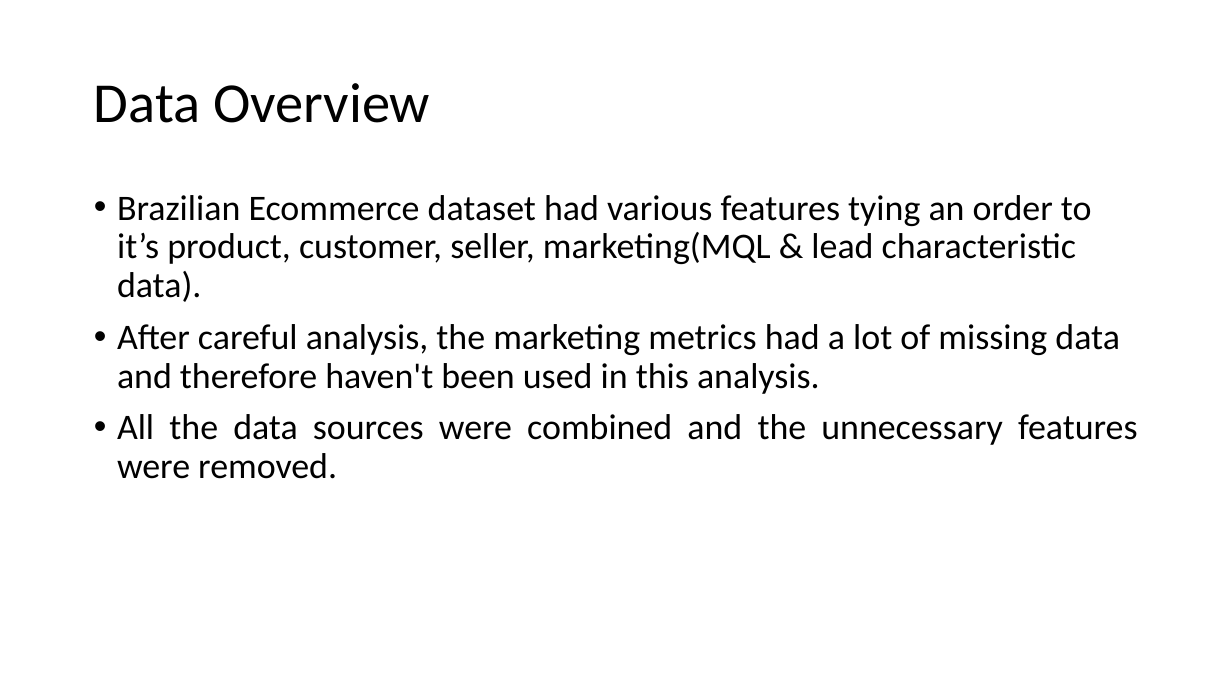
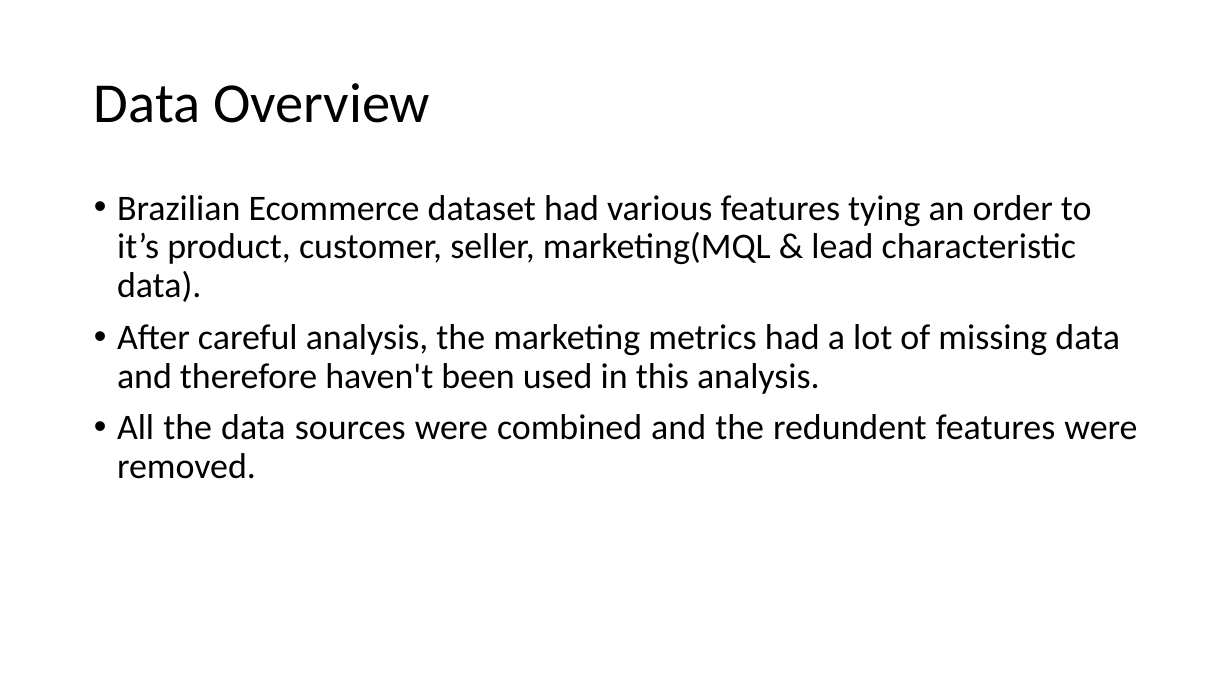
Before and after one commit to saigurram/Customer-Lifetime-Value-Prediction, a slide deck: slide 2 of Customer_Lifetimevalue_Prediction.pptx. Drawn at 1232x693 pixels with LibreOffice and Linux fonts; fonts in the diff are those of the drawing. Boxes give left, top, right and bottom in pixels: in the first picture for what was removed or moved away, otherwise in the second. Text is boxed around its words. In the diff, an @@ line names an element or a change of style, - is before the commit and + after.

```diff
--- a/Customer_Lifetimevalue_Prediction.pptx
+++ b/Customer_Lifetimevalue_Prediction.pptx
@@ text at [117, 414, 1137, 479]: text changed @@
-• All the data sources were combined and the unnecessary features were removed.
+• All the data sources were combined and the redundent features were removed.
```
Also in this commit, not shown: 2 other slides changed, 2 slides added.
